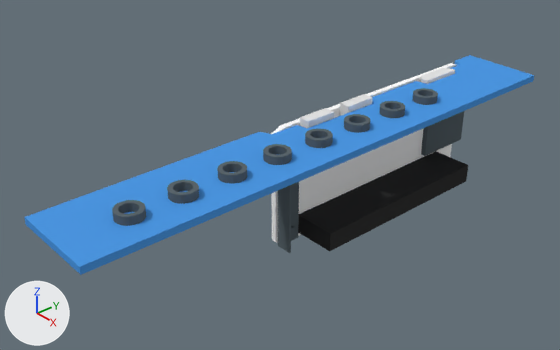
Renders of the Blender file hardware/3d mockup/model.blend from each side of a commit.
Both versions are drawn from a camera (50 mm lens) standing at (0.1083, -0.1073, 0.0728) and looking at (-0.0076, -0.0064, -0.0102). The lights are fixed; the arrows at lower left show +X, +Y and +Z.

The first picture shows 'CV ins', 'Front Panel', 'Header 20x2', 'Micro SD Card ', 'Micro USB mock.002', 'Pi Zero', 'Support'.
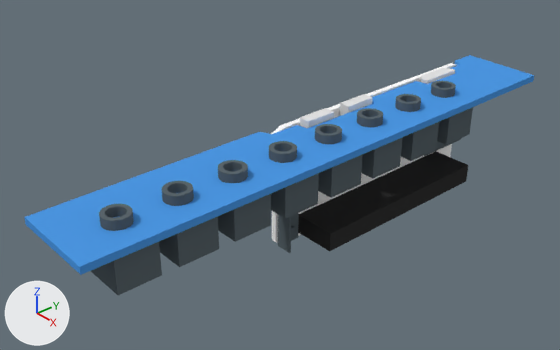
Pixel boxes (x1, y1, x2, y2) of what changed, in the pictures (560 x 350 px):
```json
{"object": "Kobiconn Jack", "change": "added", "after": [91, 81, 473, 295]}
{"object": "CV ins", "change": "deleted", "before": [112, 88, 438, 226]}
{"object": "Pi Zero", "change": "unchanged, covered by the edit", "before": [271, 63, 457, 242], "after": [271, 63, 457, 242]}
{"object": "Micro SD Card ", "change": "unchanged, covered by the edit", "before": [421, 111, 464, 156], "after": [424, 138, 461, 156]}
```

The change, as JSON lines over the scene's bpy script:
```json
{"op": "add", "block": "me_kobiconn_jack", "code": ["me_kobiconn_jack = bpy.data.meshes.new('Kobiconn Jack')", "me_kobiconn_jack.from_pydata(...)  # 136 vertices, 104 faces; spans x -0.00445..0.00596, y -0.00453..0.00452, z -0.01043..0.00191", "me_kobiconn_jack.materials.append(mat_steel)  # dark grey #5a666b"]}
{"op": "remove", "block": "ob_cv_ins", "code": ["ob_cv_ins = bpy.data.objects.new('CV ins', me_3_5mm_jack)", "ob_cv_ins.location = (0.0022, -0.0502, 0.0008)", "_m = ob_cv_ins.modifiers.new('Array', 'ARRAY')", "_m.count = 8", "_m.constant_offset_displace = (0.0, 0.0, 0.0)", "_m.relative_offset_displace = (0.0, 2.0, 0.0)"]}
{"op": "add", "block": "ob_kobiconn_jack", "code": ["ob_kobiconn_jack = bpy.data.objects.new('Kobiconn Jack', me_kobiconn_jack)", "ob_kobiconn_jack.location = (0.0022, -0.0527, 0.001)", "_m = ob_kobiconn_jack.modifiers.new('Array', 'ARRAY')", "_m.count = 8", "_m.constant_offset_displace = (0.0, 0.0, 0.0)", "_m.relative_offset_displace = (0.0, 1.42, 0.0)"]}
```
